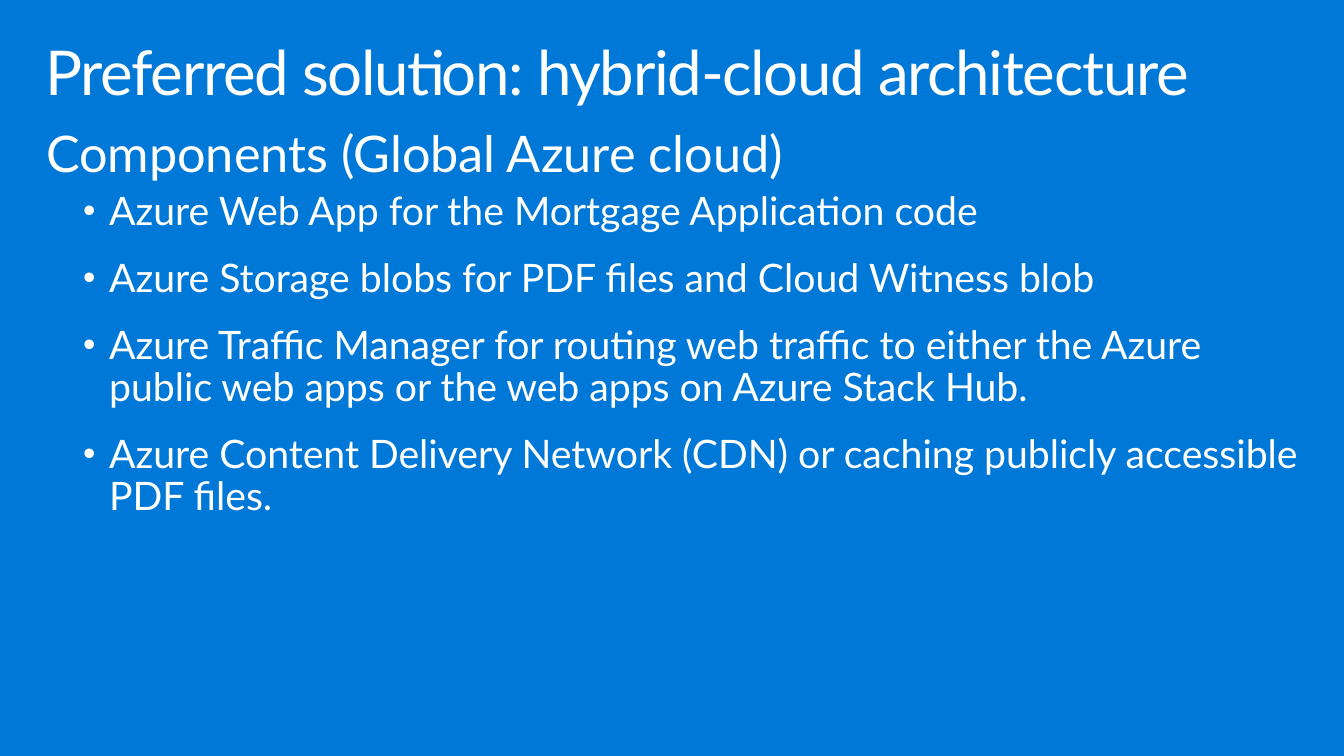
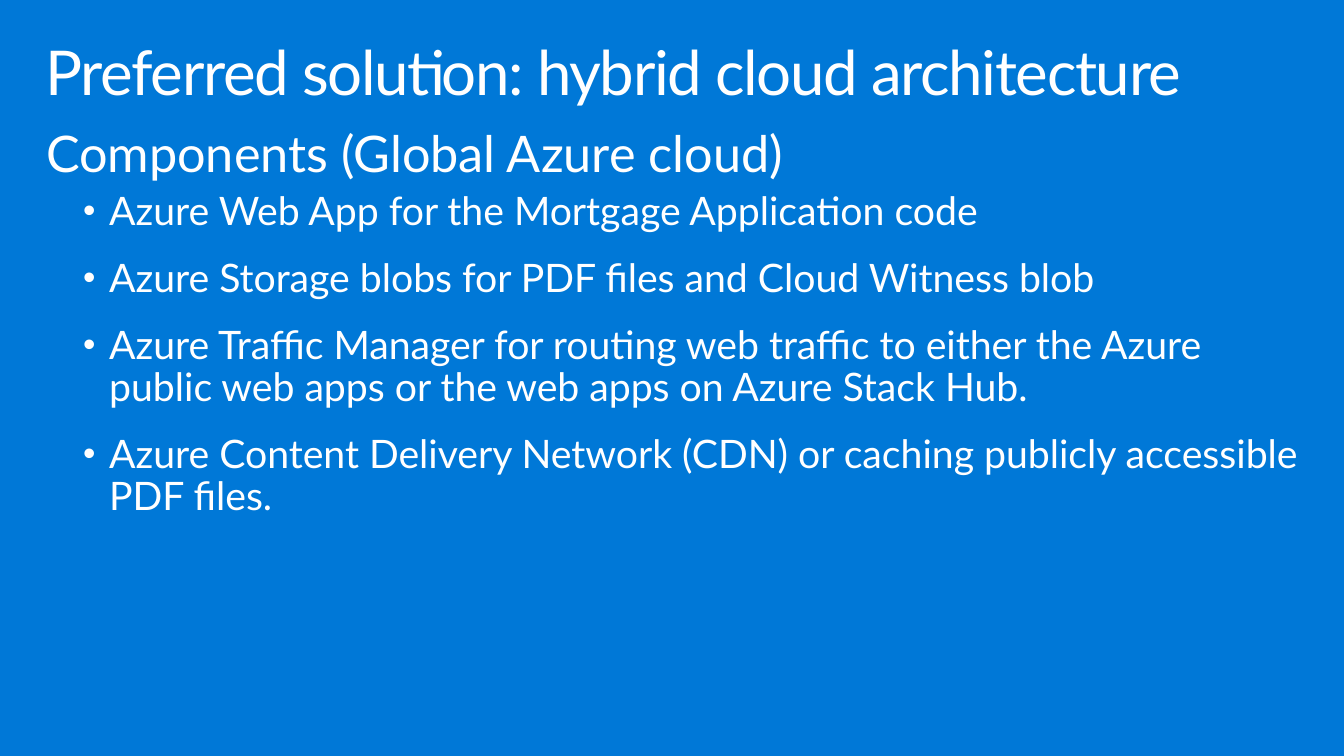
Before and after one commit to polichtm/MCW-Azure-Stack, a slide deck: slide 30 of Whiteboard design session/WDS trainer presentation - Azure Stack.pptx (slide 29 before the commit). Drawn at 1344x756 pixels with LibreOffice and Linux fonts; fonts in the diff are those of the drawing. Boxes give left, top, right and bottom in pixels: in the first picture for what was removed or moved away, otherwise in the second. Text is boxed around its words. In the diff, an @@ line names an element or a change of style, - is before the commit and + after.

```diff
--- a/Whiteboard design session/WDS trainer presentation - Azure Stack.pptx
+++ b/Whiteboard design session/WDS trainer presentation - Azure Stack.pptx
@@ title at <box>46,49,1181,106</box>: text changed @@
-Preferred solution: hybrid-cloud architecture
+Preferred solution: hybrid cloud architecture
```
Also in this commit, not shown: 8 other slides changed, 2 slides added, 3 other files.
